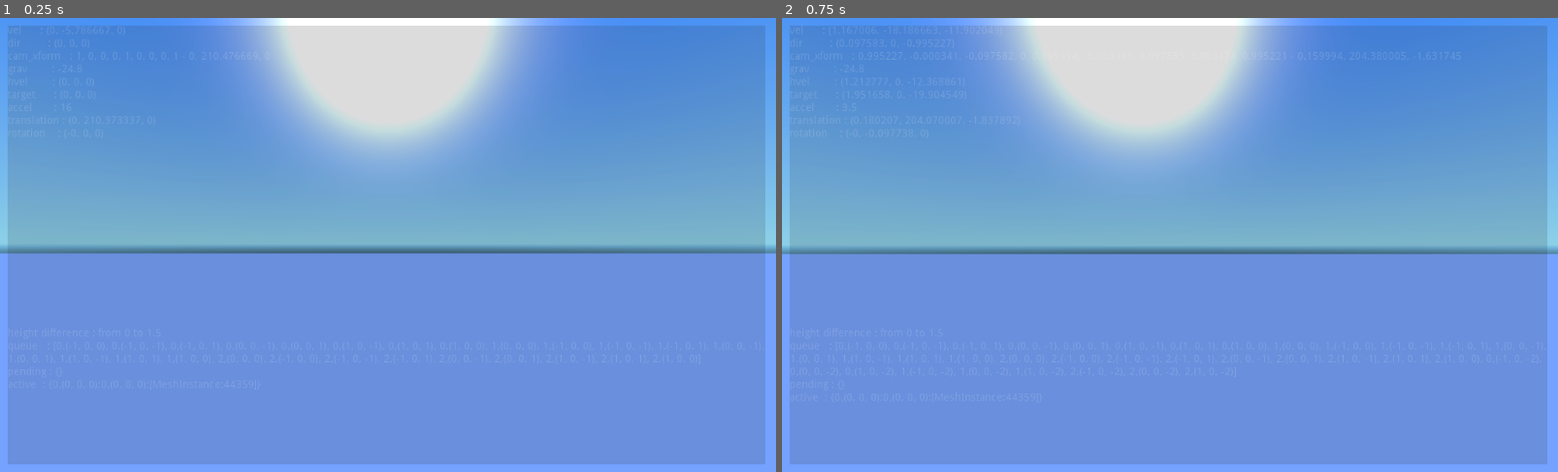
Above: before the commit, frames 1-2 (left to right).
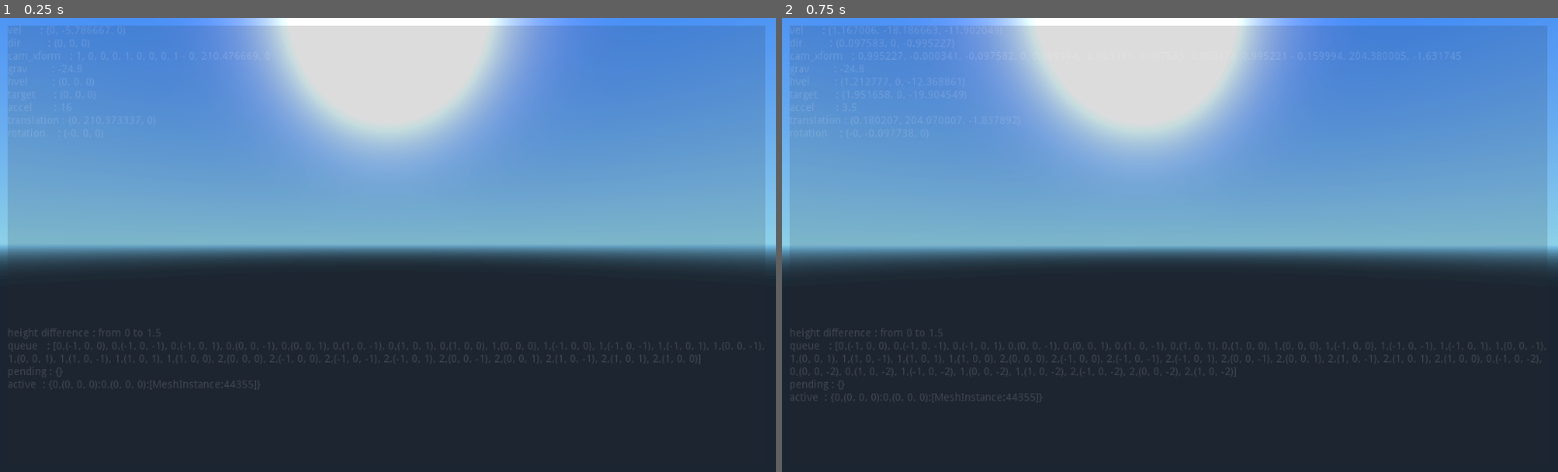
Above: after the commit, the same moments.

Repository: MichaelReel/Mesh_Collider
Game: Godot game, scene res://Root.tscn
Same seed, same stepped clock (60 frames per second), same inputs: the game is played once before the commit and once after it.
Inputs (mouse positions are in pixels of both pictures, inside the frame that each line leads up to):
- Up to frame 1 (0.25 s): no input
- Up to frame 2 (0.75 s): tap Enter at 0.5 s; move the mouse to (1208, 245) at 0.52 s; hold W (forward) from 0.53 s (still down)

The runs differ from the first frame. In frame 1, 48% of the frame differs, in the area x 0-100%, y 51-100%; in frame 2, 48%.

Commit message:
Gonna park this now, removed the sea level mesh as in-effective. Left in a "demo-able" state that shows the limitations of this approach to LOD.

Diff:
--- a/HeightHash.gd
+++ b/HeightHash.gd
@@ -51,4 +51,4 @@
 	for p in hashes:
 		new_height += p.getHash(x, y) * amp
 		amp *= amp_multiplier
-	return new_height * island_limiter.getHash(x, y) * (variation_hash.getHash(x, y) + 1.0)
+	return new_height * (variation_hash.getHash(x, y) + 1.0) # * island_limiter.getHash(x, y)
--- a/Root.tscn
+++ b/Root.tscn
@@ -1,16 +1,8 @@
-[gd_scene load_steps=6 format=2]
+[gd_scene load_steps=5 format=2]
 
 [ext_resource path="res://TerrainManager.gd" type="Script" id=1]
 [ext_resource path="res://Land.material" type="Material" id=2]
 [ext_resource path="res://CameraControl.gd" type="Script" id=3]
-
-[sub_resource type="PlaneMesh" id=2]
-
-custom_aabb = AABB( 0, 0, 0, 0, 0, 0 )
-size = Vector2( 65536, 65536 )
-subdivide_width = 0
-subdivide_depth = 0
-_sections_unfolded = [ "Resource" ]
 
 [sub_resource type="SphereShape" id=1]
 
@@ -33,61 +25,13 @@
 
 _sections_unfolded = [ "Pause", "Transform", "Visibility" ]
 
-[node name="SeaLevel" type="MeshInstance" parent="Terrain/Further" index="0"]
-
-layers = 4
-material_override = null
-cast_shadow = 1
-extra_cull_margin = 0.0
-use_in_baked_light = false
-lod_min_distance = 0.0
-lod_min_hysteresis = 0.0
-lod_max_distance = 0.0
-lod_max_hysteresis = 0.0
-mesh = SubResource( 2 )
-skeleton = NodePath("..")
-material/0 = null
-_sections_unfolded = [ "Transform", "material" ]
-
 [node name="Far" type="Spatial" parent="Terrain" index="1"]
 
 _sections_unfolded = [ "Pause", "Transform", "Visibility" ]
 
-[node name="SeaLevel" type="MeshInstance" parent="Terrain/Far" index="0"]
-
-layers = 2
-material_override = null
-cast_shadow = 1
-extra_cull_margin = 0.0
-use_in_baked_light = false
-lod_min_distance = 0.0
-lod_min_hysteresis = 0.0
-lod_max_distance = 0.0
-lod_max_hysteresis = 0.0
-mesh = SubResource( 2 )
-skeleton = NodePath("..")
-material/0 = null
-_sections_unfolded = [ "Transform", "material" ]
-
 [node name="Near" type="Spatial" parent="Terrain" index="2"]
 
 _sections_unfolded = [ "Pause", "Transform", "Visibility" ]
-
-[node name="SeaLevel" type="MeshInstance" parent="Terrain/Near" index="0"]
-
-layers = 1
-material_override = null
-cast_shadow = 1
-extra_cull_margin = 0.0
-use_in_baked_light = false
-lod_min_distance = 0.0
-lod_min_hysteresis = 0.0
-lod_max_distance = 0.0
-lod_max_hysteresis = 0.0
-mesh = SubResource( 2 )
-skeleton = NodePath("..")
-material/0 = null
-_sections_unfolded = [ "Transform", "material" ]
 
 [node name="Viewports" type="ViewportContainer" parent="." index="1"]
 
@@ -156,7 +100,7 @@
 current = true
 fov = 70.0
 size = 1.0
-near = 256.0
+near = 128.0
 far = 8192.0
 _sections_unfolded = [ "Transform", "Visibility" ]
 
--- a/TerrainManager.gd
+++ b/TerrainManager.gd
@@ -232,7 +232,7 @@
 		new_chunk.translation = new_pos
 		new_chunk.material_override = material
 		new_chunk.layers = 1 << lod_ind
-		new_chunk.generate_content(lod_ind == 0)
+		new_chunk.generate_content(true if lod_ind == 0 else false)
 
 		pending_mutex.lock()
 		pending[key_str] = new_chunk
Not shown, changed: README.md
